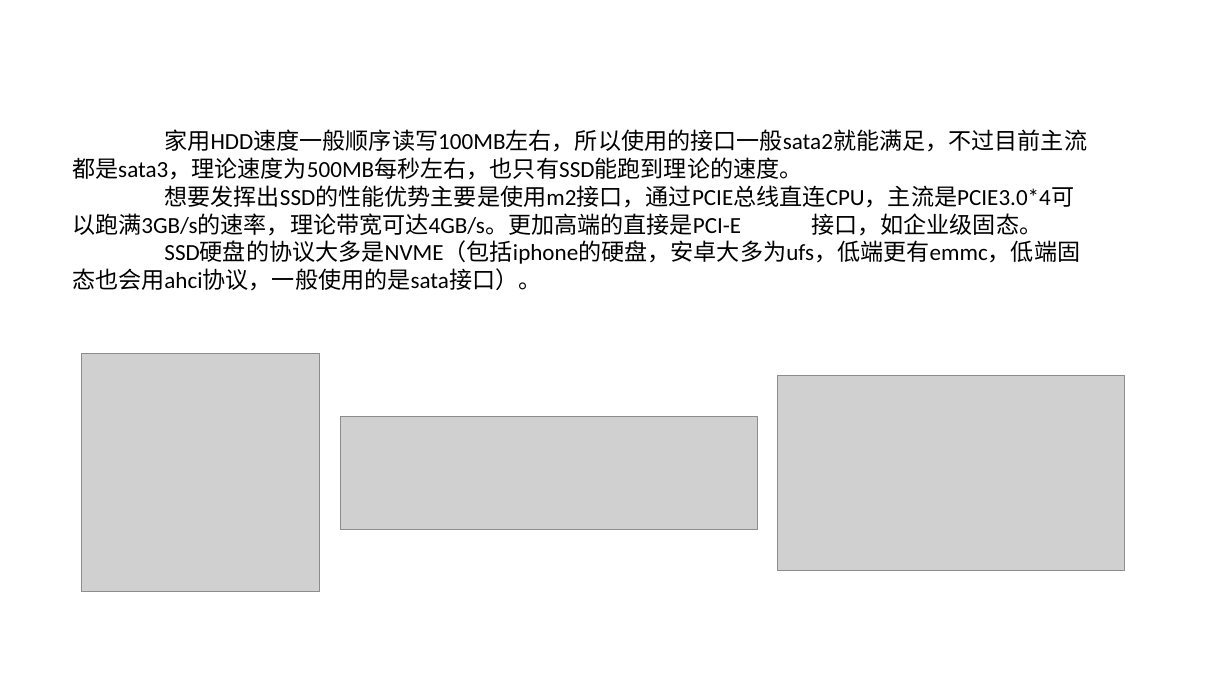
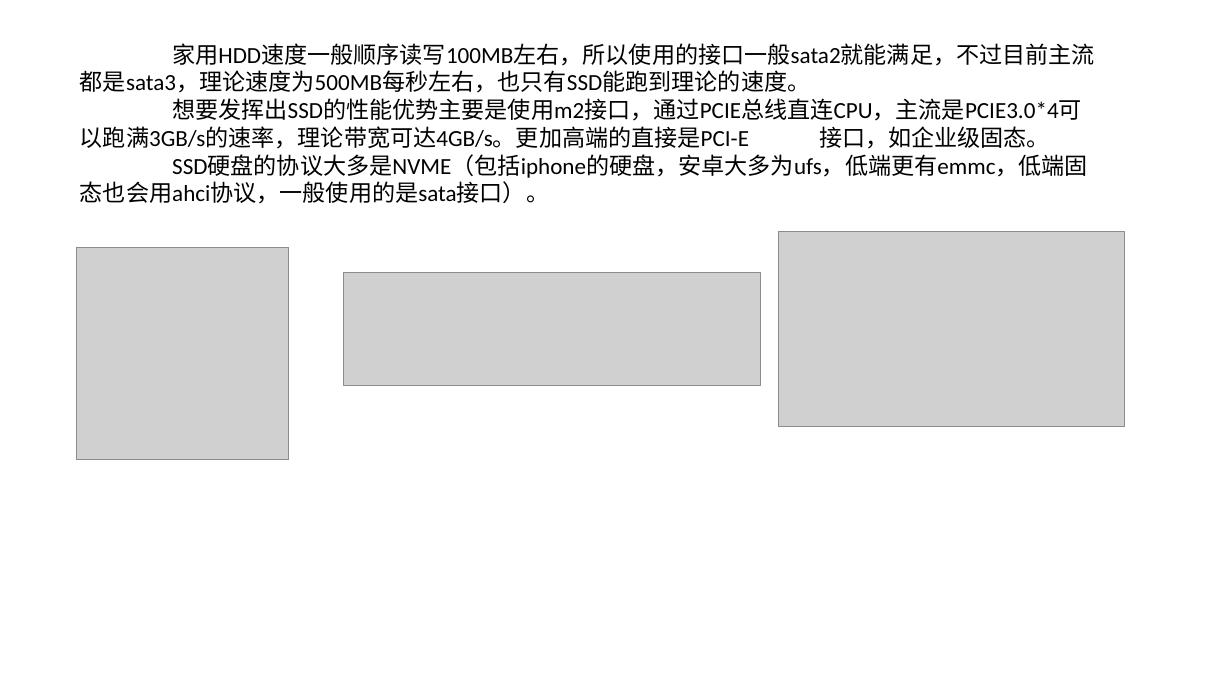
Before and after one commit to 419995258/javaTestList, a slide deck: slide 3 of src/ppt/ssd/SSD固态硬盘.pptx. Drawn at 1232x693 pixels with LibreOffice and Linux fonts; fonts in the diff are those of the drawing; grey boxes stand for pictures; background and template pictures are left out. Boxes give left, top, right and bottom in pixels: in the first picture for what was removed or moved away, otherwise in the second. Text is boxed around its words. In the diff, an @@ line names an element or a change of style, - is before the commit and + after.

```diff
--- a/src/ppt/ssd/SSD固态硬盘.pptx
+++ b/src/ppt/ssd/SSD固态硬盘.pptx
@@ text "家用HDD速度一般顺序读写100MB左右，所以使用的接口一般sata2就能满足，不过目前主流都是sata3，理论速度为5 ...": place and size @@
-text "家用HDD速度一般顺序读写100MB左右，所以使用的接口一般sata2就能满足，不过目前主流都是sata3，理论速度为5 ..." at [72, 129, 1087, 291]
+text "家用HDD速度一般顺序读写100MB左右，所以使用的接口一般sata2就能满足，不过目前主流都是sata3，理论速度为5 ..." at [80, 43, 1095, 204]
@@ picture: place and size @@
-picture at [778, 375, 1125, 570]
+picture at [778, 232, 1125, 427]
@@ picture: place and size @@
-picture at [81, 354, 320, 592]
+picture at [77, 247, 289, 459]
@@ picture: place and size @@
-picture at [341, 416, 758, 529]
+picture at [344, 273, 761, 385]
```
Also in this commit, not shown: 3 other slides changed, 3 slides added, 9 other files.
